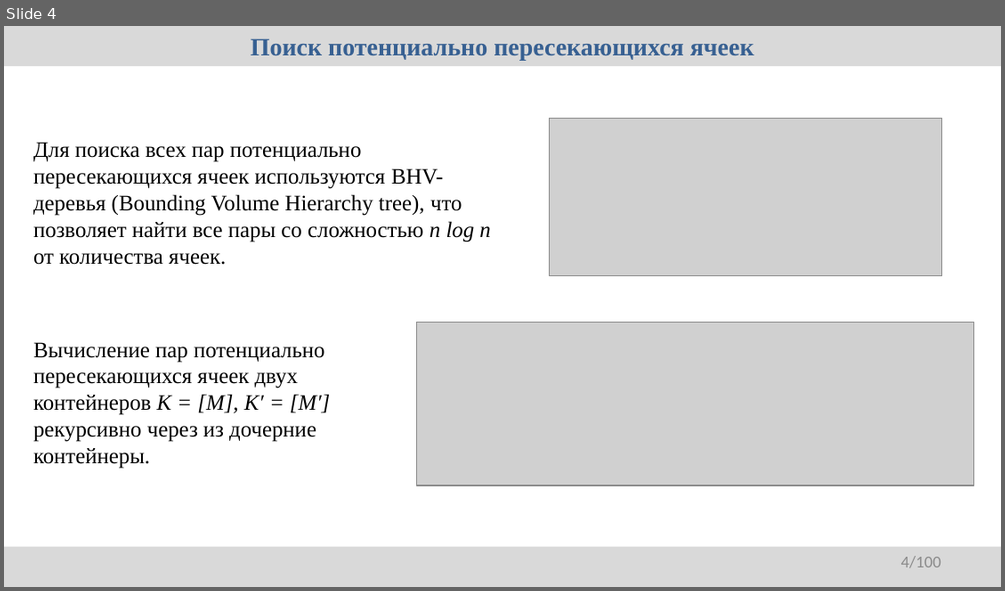
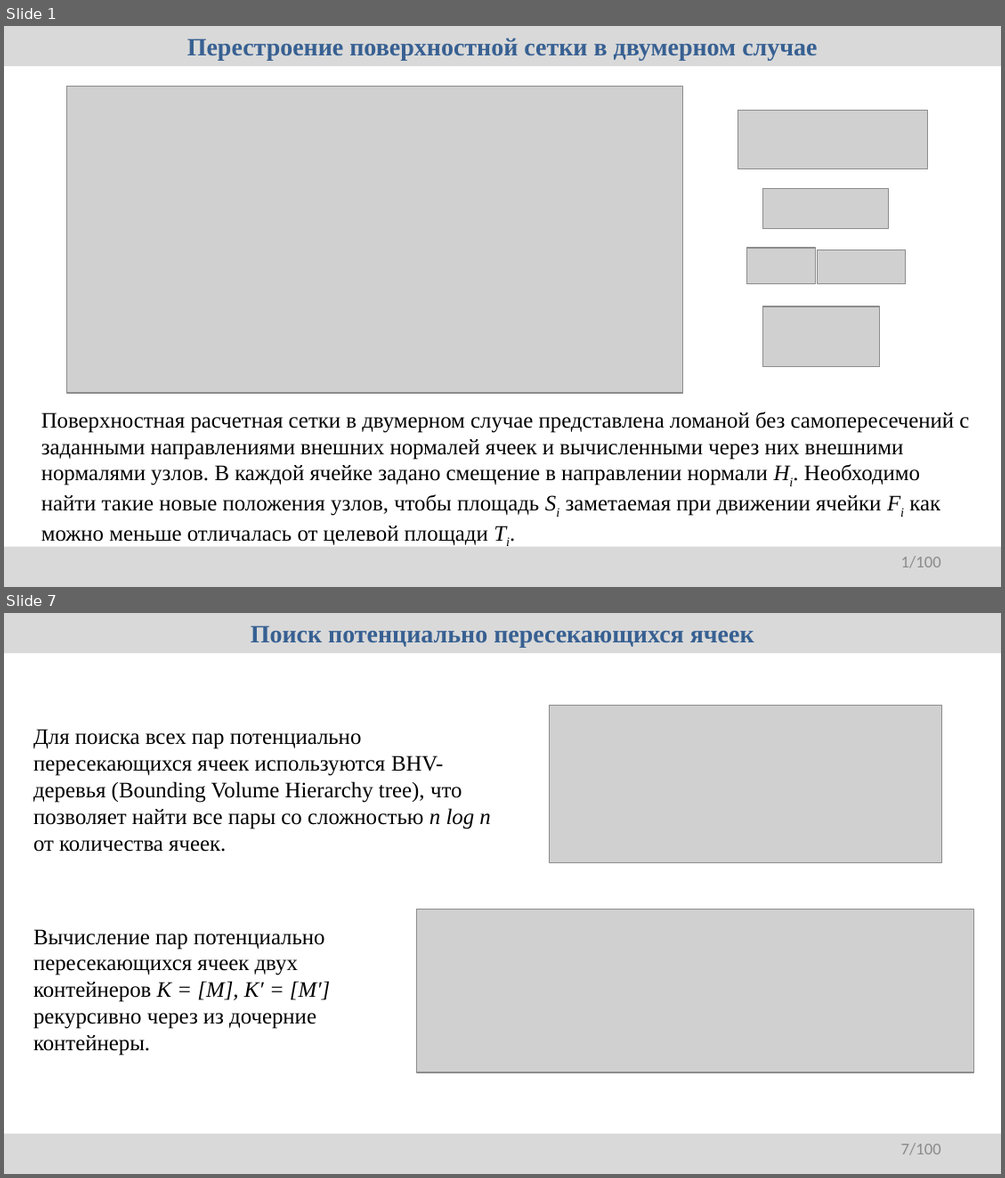
Before and after one commit to r-aax/phd, a slide deck: presentation/2025-10-20/rybakov.pptx. Shown one above the other, each under a label of ours: slide 4 before the commit, slides 1 and 7 after it; the slides between them are not shown. The pictures are 1005x591 and 1005x1178 pixels, drawn with LibreOffice and Linux fonts; fonts in the diff are those of the drawing; grey boxes stand for pictures. Boxes give left, top, right and bottom in pixels: in the first picture for what was removed or moved away, otherwise in the second. Text is boxed around its words. In the diff, an @@ line names an element or a change of style, - is before the commit and + after.

```diff
--- a/presentation/2025-10-20/rybakov.pptx
+++ b/presentation/2025-10-20/rybakov.pptx
@@ slide 1 added at box(4, 26, 1001, 587), background #FFFFFF @@
@@ rectangle added at box(4, 26, 1001, 66), fill #D9D9D9, 18 pt, text #376092, bold @@
+Перестроение поверхностной сетки в двумерном случае
@@ picture added at box(67, 87, 683, 393) @@
@@ picture added at box(737, 110, 927, 168) @@
@@ picture added at box(762, 189, 888, 228) @@
@@ picture added at box(746, 248, 816, 284) @@
@@ picture added at box(817, 249, 905, 283) @@
@@ picture added at box(762, 306, 880, 366) @@
@@ text added at box(41, 411, 969, 545), 16 pt, text #000000 @@
+Поверхностная расчетная сетки в двумерном случае представлена ломаной без самопересечений с заданными направлениями внешних нормалей ячеек и вычисленными через них внешними нормалями узлов. В каждой ячейке задано смещение в направлении нормали Hi. Необходимо найти такие новые положения узлов, чтобы площадь Si заметаемая при движении ячейки Fi как можно меньше отличалась от целевой площади Ti.
@@ rectangle added at box(4, 547, 1001, 586), fill #D9D9D9 @@
@@ page number added at box(901, 556, 941, 568), 12 pt, text #8C8C8C @@
+1/100
@@ what was slide 4 is now slide 7 @@
@@ page number at box(901, 1143, 941, 1155): text changed @@
-4/100
+7/100
```
Also in this commit, not shown: 4 slides changed, 2 other slides added, 4 other files.
